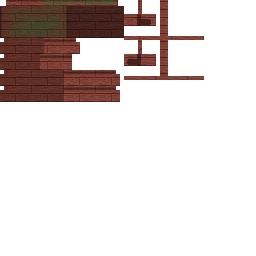
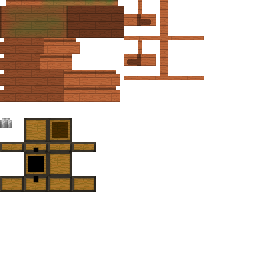
Before/after of a 256px x 256px layered artwork. What changed in the layer stack:
added layer "Chest" in group "Common" over [0, 118, 96, 192]
showed group "Acacia" (2 layers) over [0, 0, 204, 102]
hid group "Mangrove" (2 layers) over [0, 0, 204, 102]
